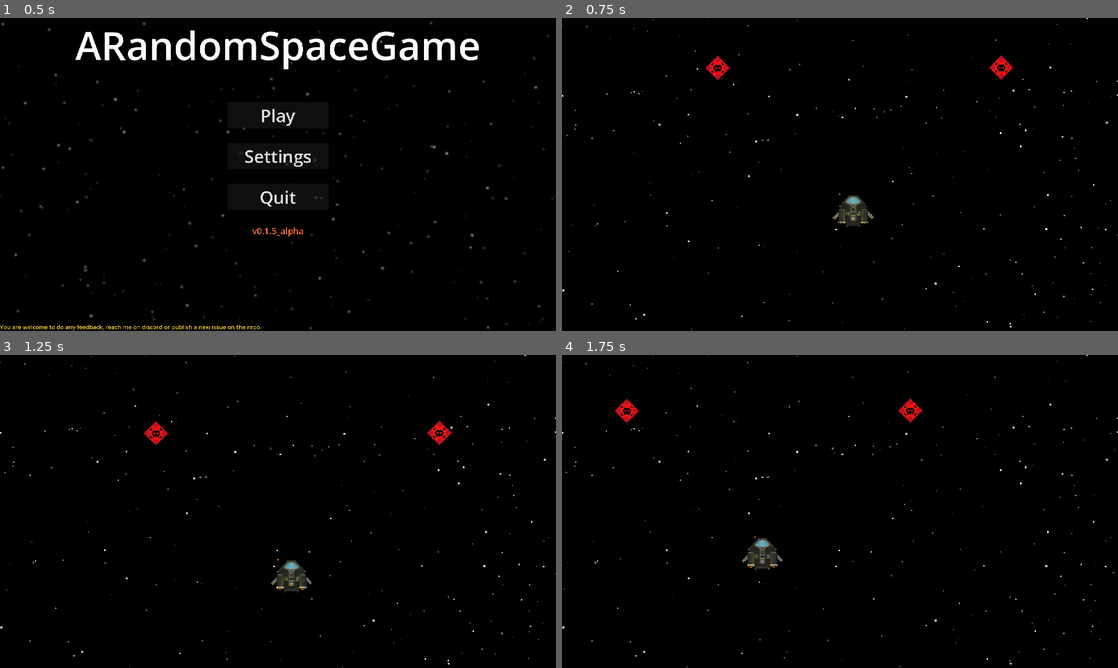
Above: before the commit, frames 1-4 (two rows, left to right).
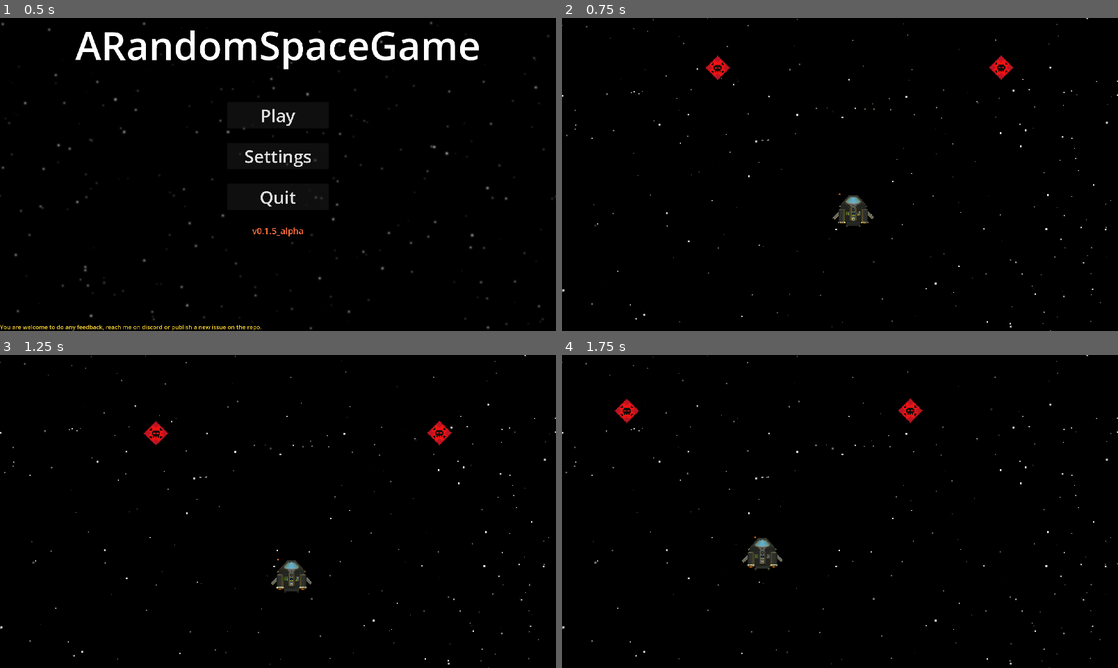
Above: after the commit, the same moments.

Repository: creusator/A_Random_Space_Game
Game: Godot game, scene res://UI/Menus/MainMenu/MainMenu.tscn
The game is run twice, just before and just after one commit, with the same random seed, the same clock (stepped at 60 frames per second) and the same inputs.
Inputs (mouse positions are in pixels of both pictures, inside the frame that each line leads up to):
- Up to frame 1 (0.5 s): no input
- Up to frame 2 (0.75 s): click "Play" at 0.5 s
- Up to frame 3 (1.25 s): no input
- Up to frame 4 (1.75 s): move the mouse to (962, 495) at 1.27 s; hold D (rotate_right) from 1.28 s (still down); hold Right mouse button (aim_to_target_hold) from 1.28 s (still down)

Frame 1 is identical in both runs. In frame 2, less than 0.1% of the frame differs, in the area x 1-100%, y 1-100%; in frame 3, less than 0.1%; in frame 4, less than 0.1%, in the area x 0-100%, y 5-100%.

Commit message:
Camera translation work
-Decreased closest parallax layer scale making space feel much more vast

-Broken smooth transitions

Diff:
--- a/Backgrounds/Space/BackgroundSpace.gd
+++ b/Backgrounds/Space/BackgroundSpace.gd
@@ -27,7 +27,7 @@
 	_on_viewport_size_changed()
 	update_viewport_size()
 
-func _physics_process(_delta: float) -> void:
+func _physics_process(delta: float) -> void:
 	var new_size = get_viewport().size * 2
 	if Vector2i(new_size) != current_viewport_size:
 		_on_viewport_size_changed()
@@ -37,8 +37,8 @@
 	rotation = -camera.global_rotation
 	if rotation != 0.0:
 		if furthest_layer.motion_scale != Vector2.ZERO:
-			furthest_layer.motion_scale = Vector2.ZERO
-			closest_layer.motion_scale = Vector2.ZERO
+			furthest_layer.motion_scale.lerp(Vector2.ZERO, 5 * delta)
+			closest_layer.motion_scale.lerp(Vector2.ZERO, 5 * delta)
 	else:
 		if furthest_layer.motion_scale == Vector2.ZERO:
 			furthest_layer.set_motion_scale(og_furthest_layer_scale)
--- a/Backgrounds/Space/BackgroundSpace.tscn
+++ b/Backgrounds/Space/BackgroundSpace.tscn
@@ -118,7 +118,7 @@
 
 [node name="ClosestLayer" type="ParallaxLayer" parent="."]
 position = Vector2(-2112, -1188)
-motion_scale = Vector2(0.05, 0.05)
+motion_scale = Vector2(0.009, 0.009)
 motion_mirroring = Vector2(2112, 1188)
 
 [node name="Stars" type="GPUParticles2D" parent="ClosestLayer"]
--- a/UI/Camera/Camera.gd
+++ b/UI/Camera/Camera.gd
@@ -17,6 +17,7 @@
 var zoom_target: Vector2 = Vector2.ONE
 var fallback_target: Node = null
 var mouse_offset: Vector2 = Vector2.ZERO
+var transitioning: bool = false
 
 func _ready():
 	viewport = get_viewport_rect().size
@@ -43,12 +44,11 @@
 func CameraMove(delta: float) -> void:
 	if not target:
 		return
+	match current_mode:
 
-	match current_mode:
 		0: #Mode target
-			target_position = target.global_position
 			if target_position != Vector2.INF:
-				global_position = target_position
+				target_position = target.global_position
 		1: #Mode target mouse blended
 			target_position = target.global_position
 			var mouse_pos = get_global_mouse_position()
@@ -56,11 +56,14 @@
 			var influence = clamp(mouse_dist / mouse_influence_radius, 0.0, 1.0)
 			var desired_mouse_offset = (mouse_pos - target_position) * influence * mouse_influence_strength
 			mouse_offset = mouse_offset.lerp(desired_mouse_offset, camera_smooth_speed * delta)
-			global_position = target_position + mouse_offset
+			target_position = target_position + mouse_offset
 		2: #Mode interior
-			target_position = target.global_position
 			if target_position != Vector2.INF:
-				global_position = target_position
+				target_position = target.global_position
+	if transitioning:
+		global_position.lerp(target_position, camera_smooth_speed*delta)
+	else:
+		global_position = target_position
 
 func CameraRotate(delta: float) -> void:
 	if not target:
@@ -83,8 +86,10 @@
 	var velocity_correction = target_angular_velocity
 	if abs(angle_diff) >= 0.0 : #0.92 is a magic number to eliminate shifting
 		global_rotation += (smooth_correction + velocity_correction)* 0.92 * delta
+		transitioning = false
 	else:
 		global_rotation = target_rotation
+		transitioning = true
 
 func CameraZoom(delta: float) -> void:
 	if not target:
